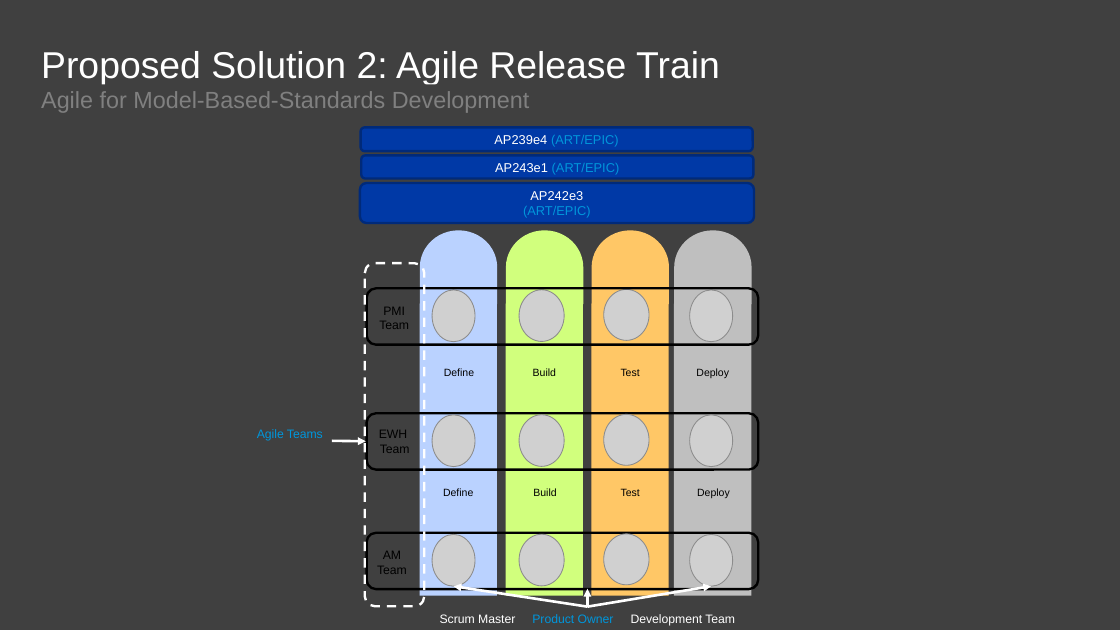
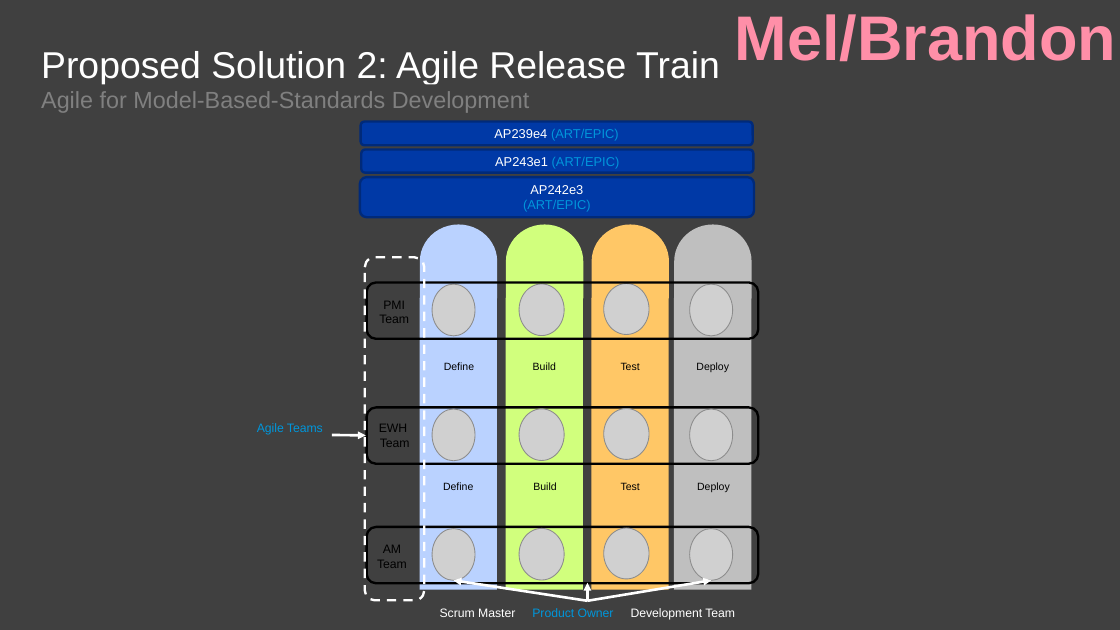
Before and after one commit to agile4mbsd/papers, a slide deck: slide 6 of 01 - Agile for Model-Based Standards Development/D - Presentations/PDES.Presentation.pptx. Drawn at 1120x630 pixels with LibreOffice and Linux fonts; fonts in the diff are those of the drawing; grey boxes stand for pictures; background and template pictures are left out. Boxes give left, top, right and bottom in pixels: in the first picture for what was removed or moved away, otherwise in the second. Text is boxed around its words. In the diff, an @@ line names an element or a change of style, - is before the commit and + after.

```diff
--- a/01 - Agile for Model-Based Standards Development/D - Presentations/PDES.Presentation.pptx
+++ b/01 - Agile for Model-Based Standards Development/D - Presentations/PDES.Presentation.pptx
@@ text added at (735,14,1116,62), 54 pt, text #FF8FA8, bold @@
+Mel/Brandon
@@ 13 texts, 12 pictures, 7 rounded rectangles, 4 flow chart delays, 4 rectangles, 4 arrows: place and size @@
-13 texts, 12 pictures, 7 rounded rectangles, 4 flow chart delays, 4 rectangles, 4 arrows at (257,128,758,626)
+13 texts, 12 pictures, 7 rounded rectangles, 4 flow chart delays, 4 rectangles, 4 arrows at (257,122,758,620)
```
Also in this commit, not shown: 4 other slides changed.
